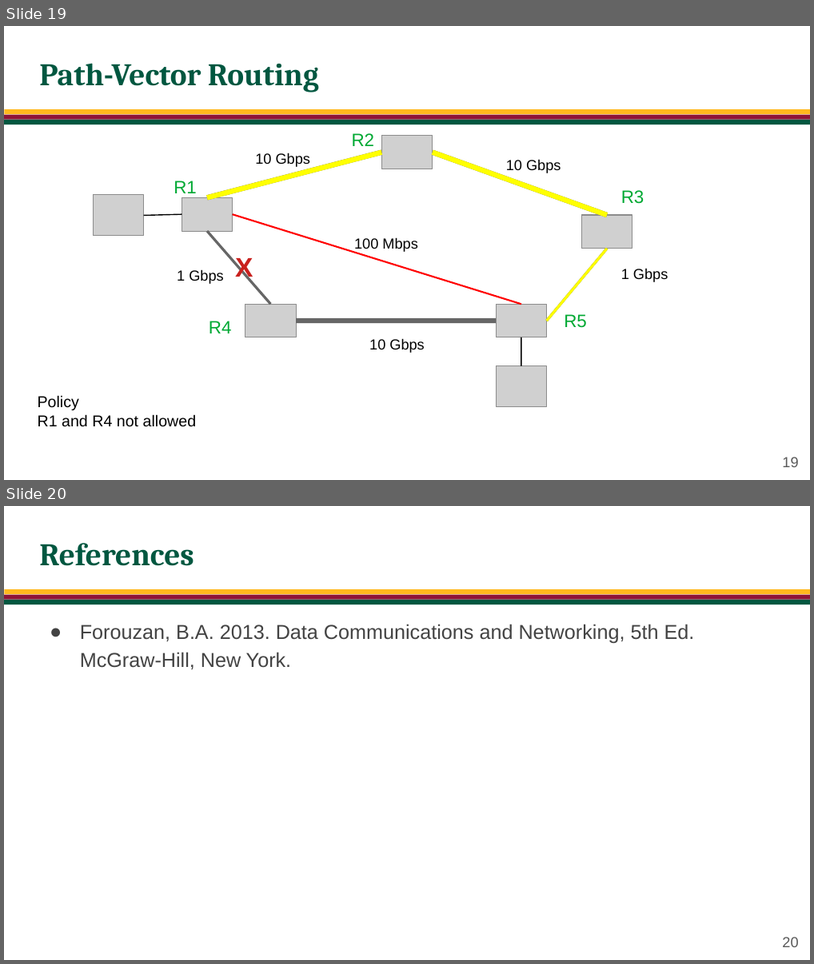
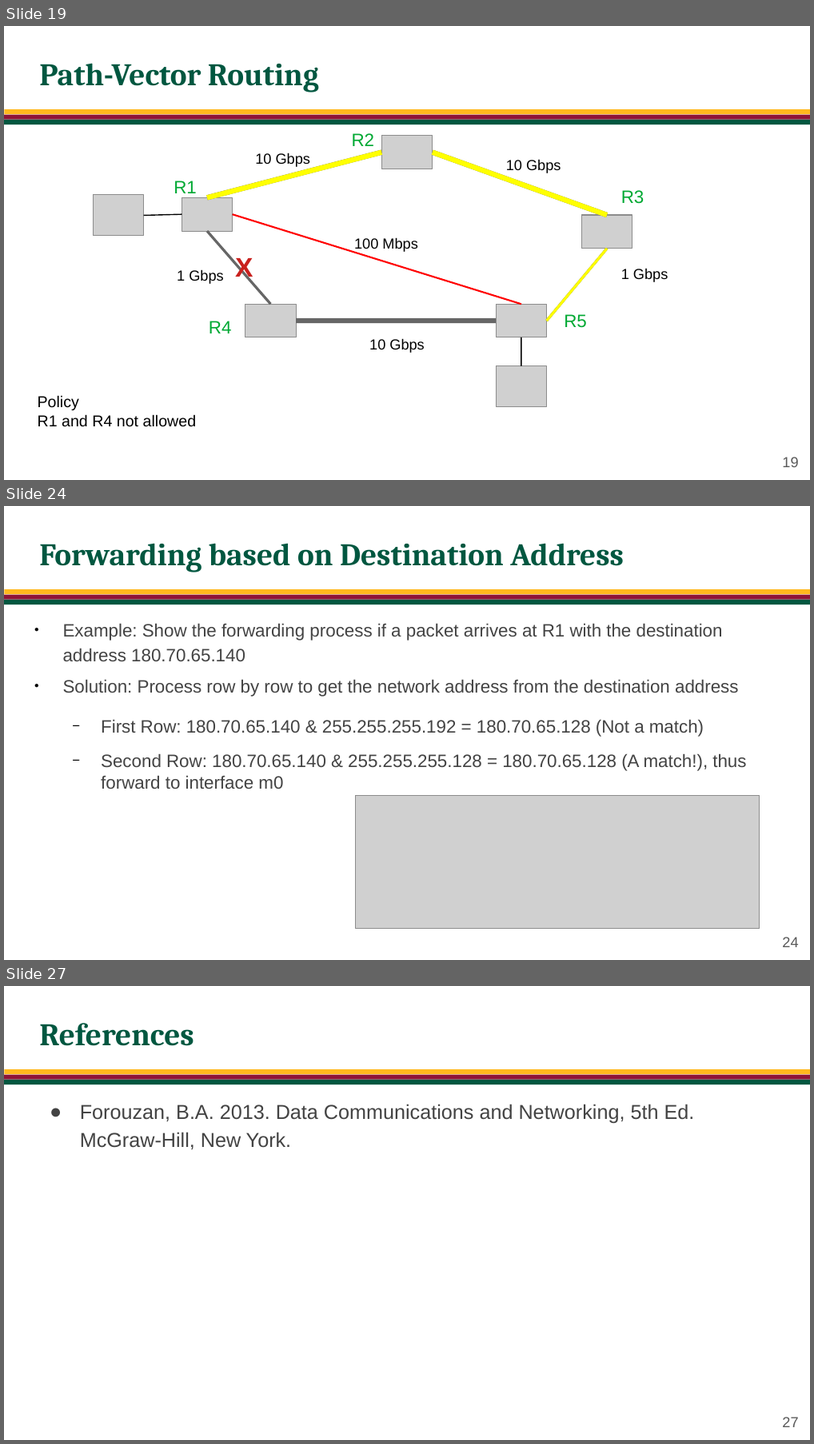
Before and after one commit to jachermocilla/extra-course-materials, a slide deck: cmsc137/slides-rsm/CMSC 137 - 21 - Routing.odp. Shown one above the other, each under a label of ours: slides 19 and 20 before the commit, slides 19, 24 and 27 after it; the slides between them are not shown. The pictures are 814x964 and 814x1444 pixels, drawn with LibreOffice and Linux fonts; fonts in the diff are those of the drawing; grey boxes stand for pictures; background and template pictures are left out. Boxes give left, top, right and bottom in pixels: in the first picture for what was removed or moved away, otherwise in the second. Text is boxed around its words. In the diff, an @@ line names an element or a change of style, - is before the commit and + after.

```diff
--- a/cmsc137/slides-rsm/CMSC 137 - 21 - Routing.odp
+++ b/cmsc137/slides-rsm/CMSC 137 - 21 - Routing.odp
@@ slide 24 added at (4,506,810,960), background #FFFFFF; not listed: 3 template elements that a slide beside it also shows @@
@@ title added at (39,543,624,572), 28 pt, text #005740, bold @@
+Forwarding based on Destination Address
@@ text added at (63,623,746,788), 16 pt, text #434343 @@
+● Example: Show the forwarding process if a packet arrives at R1 with the destination address 180.70.65.140
+● Solution: Process row by row to get the network address from the destination address
+  − First Row: 180.70.65.140 & 255.255.255.192 = 180.70.65.128 (Not a match)
+  − Second Row: 180.70.65.140 & 255.255.255.128 = 180.70.65.128 (A match!), thus forward to interface m0
@@ picture added at (355,795,759,928) @@
@@ page number added at (782,936,798,947), 13 pt, text #595959 @@
+24
@@ what was slide 20 is now slide 27 @@
@@ page number at (782,1416,798,1427): text changed @@
-20
+27
```
Also in this commit, not shown: 1 slide changed, 6 other slides added, 10 other files.
